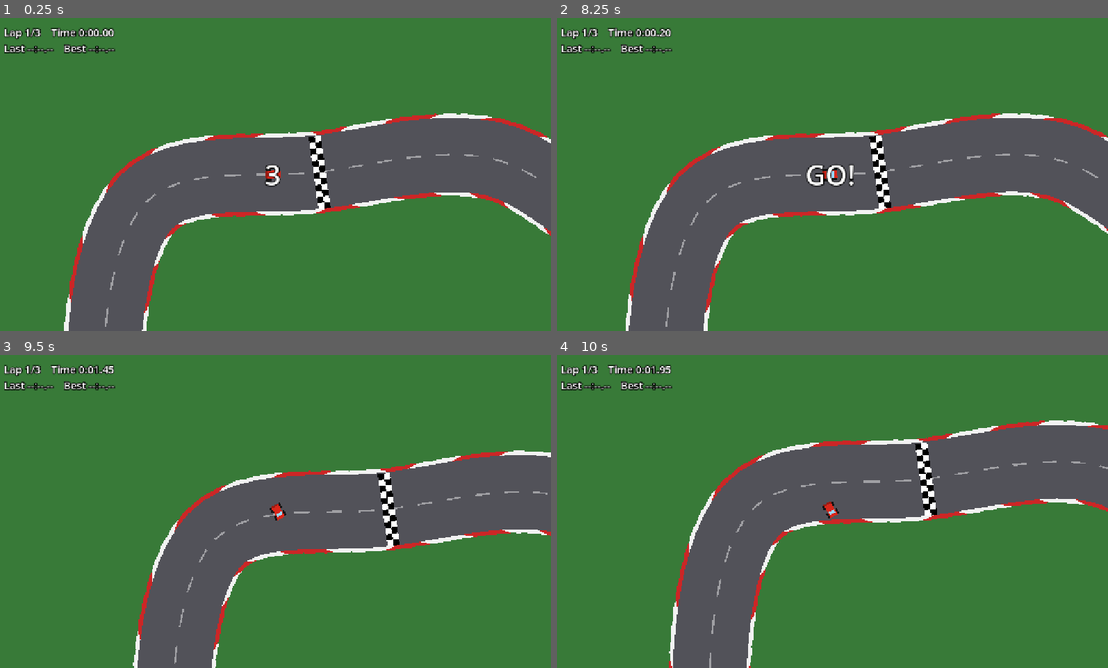
Above: before the commit, frames 1-4 (two rows, left to right).
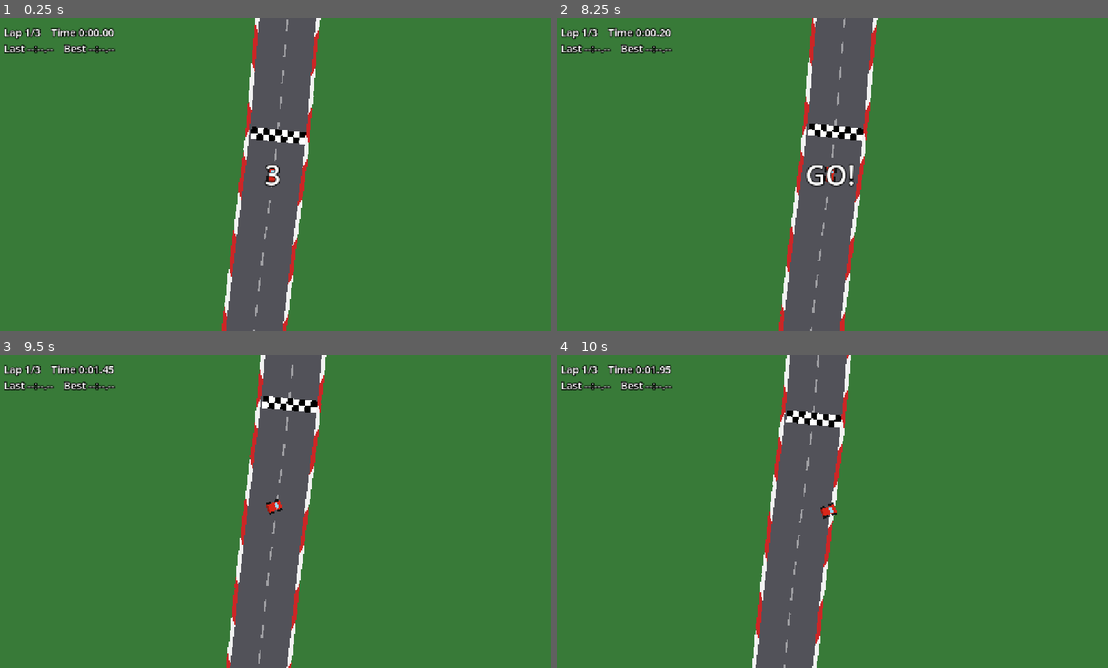
Above: after the commit, the same moments.

Repository: onewheelskyward/game-hen
Game: Godot game, scene res://main.tscn
Same seed, same stepped clock (60 frames per second), same inputs: the game is played once before the commit and once after it.
Inputs:
- Up to frame 1 (0.25 s): no input
- Up to frame 2 (8.25 s): tap Enter at 0.5 s; hold Right (steer_right) 0.53-1.28 s; hold Down (brake) 1.28-2.03 s; tap R (restart) every 0.75 s from 2 to 5 s; hold Right (steer_right) 2.03-2.78 s; hold Up (accelerate) 2.78-3.53 s; hold Left (steer_left) 3.53-5.03 s; hold Down (brake) 5.03-5.78 s; hold Right (steer_right) 5.78-6.53 s; hold Up (accelerate) 6.53-7.28 s; hold Right (steer_right) 7.28-8.03 s; hold Down (brake) from 8.03 s (still down)
- Up to frame 3 (9.5 s): release Down (brake) at 8.78 s; hold Left (steer_left) from 8.78 s (still down)
- Up to frame 4 (10 s): release Left (steer_left) at 9.53 s; hold Up (accelerate) from 9.53 s (still down)

The runs differ from the first frame. In frame 1, 33% of the frame differs, in the area x 11-100%, y 0-100%; in frame 2, 33%; in frame 3, 29%; in frame 4, 31%.

Commit message:
Model the track on Monza
Replace the hand-drawn loop with the Autodromo Nazionale Monza
centerline from bacinger/f1-circuits (MIT), scaled to 4 px/m and
lightly smoothed so the chicanes stay drivable. Narrow the road to
130 px and add a tool to regenerate track points from GeoJSON.

Co-Authored-By: Claude Opus 5.5 <noreply@anthropic.com>

Diff:
--- a/scripts/track.gd
+++ b/scripts/track.gd
@@ -1,31 +1,402 @@
 extends Node2D
 ## A closed-loop race track drawn from a smoothed centerline.
 
-const WIDTH := 170.0
+const WIDTH := 130.0
 const CURB := 10.0
-const SMOOTH_STEPS := 12
+const SMOOTH_STEPS := 2
 
 const ROAD_COLOR := Color(0.32, 0.32, 0.35)
 const CURB_RED := Color(0.8, 0.15, 0.15)
 const CURB_WHITE := Color(0.95, 0.95, 0.95)
 const LANE_COLOR := Color(1, 1, 1, 0.45)
 
-# Rough shape of the loop, clockwise. Point 0 is the start/finish line.
+# Centerline of Autodromo Nazionale Monza, clockwise, at 4 px per meter, lightly
+# smoothed so the chicanes stay drivable. Point 0 is the start/finish line.
+# Generated by tools/make_track_points.py from the f1-circuits dataset (MIT).
 var control_points: Array[Vector2] = [
-	Vector2(700, 280),
-	Vector2(1100, 250),
-	Vector2(1500, 450),
-	Vector2(1900, 250),
-	Vector2(2200, 500),
-	Vector2(2150, 1000),
-	Vector2(1700, 1100),
-	Vector2(1350, 900),
-	Vector2(1000, 1150),
-	Vector2(1200, 1400),
-	Vector2(700, 1450),
-	Vector2(300, 1250),
-	Vector2(200, 800),
-	Vector2(300, 350),
+	Vector2(-1, -0),
+	Vector2(5, -60),
+	Vector2(10, -120),
+	Vector2(15, -180),
+	Vector2(20, -239),
+	Vector2(26, -299),
+	Vector2(31, -359),
+	Vector2(36, -419),
+	Vector2(41, -479),
+	Vector2(46, -538),
+	Vector2(51, -598),
+	Vector2(56, -658),
+	Vector2(61, -718),
+	Vector2(67, -778),
+	Vector2(72, -838),
+	Vector2(77, -897),
+	Vector2(82, -957),
+	Vector2(87, -1017),
+	Vector2(92, -1077),
+	Vector2(97, -1137),
+	Vector2(102, -1197),
+	Vector2(108, -1256),
+	Vector2(113, -1316),
+	Vector2(118, -1376),
+	Vector2(123, -1436),
+	Vector2(128, -1496),
+	Vector2(133, -1556),
+	Vector2(138, -1615),
+	Vector2(144, -1675),
+	Vector2(149, -1735),
+	Vector2(154, -1795),
+	Vector2(160, -1855),
+	Vector2(165, -1915),
+	Vector2(171, -1974),
+	Vector2(177, -2034),
+	Vector2(182, -2094),
+	Vector2(188, -2154),
+	Vector2(193, -2213),
+	Vector2(199, -2273),
+	Vector2(204, -2333),
+	Vector2(211, -2393),
+	Vector2(233, -2447),
+	Vector2(288, -2466),
+	Vector2(348, -2475),
+	Vector2(384, -2520),
+	Vector2(380, -2579),
+	Vector2(366, -2637),
+	Vector2(350, -2695),
+	Vector2(335, -2753),
+	Vector2(319, -2812),
+	Vector2(304, -2870),
+	Vector2(290, -2928),
+	Vector2(280, -2987),
+	Vector2(273, -3047),
+	Vector2(270, -3107),
+	Vector2(270, -3167),
+	Vector2(274, -3227),
+	Vector2(279, -3287),
+	Vector2(283, -3347),
+	Vector2(288, -3406),
+	Vector2(292, -3466),
+	Vector2(297, -3526),
+	Vector2(301, -3586),
+	Vector2(306, -3646),
+	Vector2(311, -3706),
+	Vector2(318, -3765),
+	Vector2(328, -3824),
+	Vector2(342, -3883),
+	Vector2(359, -3941),
+	Vector2(379, -3997),
+	Vector2(401, -4053),
+	Vector2(425, -4108),
+	Vector2(453, -4161),
+	Vector2(483, -4213),
+	Vector2(517, -4263),
+	Vector2(553, -4311),
+	Vector2(592, -4357),
+	Vector2(633, -4401),
+	Vector2(675, -4443),
+	Vector2(720, -4483),
+	Vector2(766, -4521),
+	Vector2(815, -4557),
+	Vector2(864, -4591),
+	Vector2(915, -4622),
+	Vector2(968, -4651),
+	Vector2(1021, -4679),
+	Vector2(1075, -4706),
+	Vector2(1130, -4729),
+	Vector2(1187, -4749),
+	Vector2(1244, -4767),
+	Vector2(1302, -4784),
+	Vector2(1360, -4800),
+	Vector2(1418, -4812),
+	Vector2(1478, -4822),
+	Vector2(1537, -4831),
+	Vector2(1597, -4838),
+	Vector2(1656, -4843),
+	Vector2(1716, -4848),
+	Vector2(1776, -4853),
+	Vector2(1836, -4859),
+	Vector2(1896, -4864),
+	Vector2(1956, -4869),
+	Vector2(2015, -4874),
+	Vector2(2075, -4879),
+	Vector2(2135, -4884),
+	Vector2(2195, -4889),
+	Vector2(2255, -4894),
+	Vector2(2315, -4899),
+	Vector2(2375, -4903),
+	Vector2(2434, -4907),
+	Vector2(2494, -4910),
+	Vector2(2554, -4914),
+	Vector2(2614, -4918),
+	Vector2(2674, -4921),
+	Vector2(2734, -4925),
+	Vector2(2794, -4928),
+	Vector2(2854, -4932),
+	Vector2(2914, -4935),
+	Vector2(2974, -4939),
+	Vector2(3034, -4942),
+	Vector2(3094, -4947),
+	Vector2(3152, -4960),
+	Vector2(3193, -5003),
+	Vector2(3215, -5059),
+	Vector2(3249, -5107),
+	Vector2(3304, -5129),
+	Vector2(3363, -5141),
+	Vector2(3422, -5153),
+	Vector2(3480, -5166),
+	Vector2(3538, -5183),
+	Vector2(3595, -5201),
+	Vector2(3653, -5219),
+	Vector2(3710, -5238),
+	Vector2(3767, -5257),
+	Vector2(3824, -5276),
+	Vector2(3881, -5295),
+	Vector2(3937, -5314),
+	Vector2(3994, -5333),
+	Vector2(4051, -5352),
+	Vector2(4108, -5371),
+	Vector2(4165, -5390),
+	Vector2(4222, -5409),
+	Vector2(4279, -5428),
+	Vector2(4336, -5447),
+	Vector2(4394, -5465),
+	Vector2(4453, -5475),
+	Vector2(4513, -5474),
+	Vector2(4571, -5461),
+	Vector2(4626, -5436),
+	Vector2(4675, -5402),
+	Vector2(4717, -5359),
+	Vector2(4749, -5309),
+	Vector2(4769, -5252),
+	Vector2(4780, -5193),
+	Vector2(4786, -5133),
+	Vector2(4791, -5073),
+	Vector2(4796, -5014),
+	Vector2(4802, -4954),
+	Vector2(4807, -4894),
+	Vector2(4813, -4834),
+	Vector2(4819, -4775),
+	Vector2(4825, -4715),
+	Vector2(4831, -4655),
+	Vector2(4837, -4595),
+	Vector2(4843, -4536),
+	Vector2(4849, -4476),
+	Vector2(4856, -4416),
+	Vector2(4862, -4356),
+	Vector2(4866, -4296),
+	Vector2(4863, -4237),
+	Vector2(4842, -4181),
+	Vector2(4800, -4139),
+	Vector2(4749, -4107),
+	Vector2(4696, -4079),
+	Vector2(4643, -4050),
+	Vector2(4590, -4022),
+	Vector2(4537, -3993),
+	Vector2(4484, -3965),
+	Vector2(4431, -3937),
+	Vector2(4378, -3908),
+	Vector2(4325, -3880),
+	Vector2(4273, -3851),
+	Vector2(4220, -3822),
+	Vector2(4168, -3793),
+	Vector2(4115, -3763),
+	Vector2(4063, -3734),
+	Vector2(4010, -3705),
+	Vector2(3958, -3676),
+	Vector2(3905, -3647),
+	Vector2(3853, -3618),
+	Vector2(3800, -3589),
+	Vector2(3747, -3560),
+	Vector2(3695, -3531),
+	Vector2(3642, -3502),
+	Vector2(3591, -3472),
+	Vector2(3540, -3440),
+	Vector2(3490, -3405),
+	Vector2(3441, -3371),
+	Vector2(3393, -3335),
+	Vector2(3345, -3299),
+	Vector2(3299, -3260),
+	Vector2(3254, -3221),
+	Vector2(3208, -3182),
+	Vector2(3163, -3143),
+	Vector2(3117, -3104),
+	Vector2(3071, -3065),
+	Vector2(3025, -3026),
+	Vector2(2980, -2987),
+	Vector2(2934, -2948),
+	Vector2(2888, -2909),
+	Vector2(2843, -2870),
+	Vector2(2798, -2830),
+	Vector2(2753, -2790),
+	Vector2(2709, -2750),
+	Vector2(2664, -2709),
+	Vector2(2619, -2669),
+	Vector2(2575, -2629),
+	Vector2(2530, -2589),
+	Vector2(2485, -2549),
+	Vector2(2440, -2510),
+	Vector2(2394, -2470),
+	Vector2(2349, -2431),
+	Vector2(2304, -2392),
+	Vector2(2259, -2352),
+	Vector2(2213, -2313),
+	Vector2(2168, -2273),
+	Vector2(2123, -2234),
+	Vector2(2078, -2194),
+	Vector2(2032, -2155),
+	Vector2(1987, -2115),
+	Vector2(1942, -2076),
+	Vector2(1897, -2036),
+	Vector2(1851, -1997),
+	Vector2(1806, -1957),
+	Vector2(1761, -1918),
+	Vector2(1716, -1878),
+	Vector2(1670, -1839),
+	Vector2(1625, -1799),
+	Vector2(1580, -1760),
+	Vector2(1535, -1720),
+	Vector2(1493, -1677),
+	Vector2(1460, -1627),
+	Vector2(1451, -1568),
+	Vector2(1456, -1508),
+	Vector2(1463, -1449),
+	Vector2(1465, -1389),
+	Vector2(1461, -1329),
+	Vector2(1446, -1271),
+	Vector2(1424, -1215),
+	Vector2(1393, -1163),
+	Vector2(1356, -1116),
+	Vector2(1313, -1074),
+	Vector2(1267, -1035),
+	Vector2(1224, -994),
+	Vector2(1194, -942),
+	Vector2(1178, -884),
+	Vector2(1168, -825),
+	Vector2(1161, -766),
+	Vector2(1154, -706),
+	Vector2(1146, -646),
+	Vector2(1139, -587),
+	Vector2(1132, -527),
+	Vector2(1125, -468),
+	Vector2(1117, -408),
+	Vector2(1110, -348),
+	Vector2(1103, -289),
+	Vector2(1096, -229),
+	Vector2(1090, -169),
+	Vector2(1083, -110),
+	Vector2(1077, -50),
+	Vector2(1071, 10),
+	Vector2(1065, 70),
+	Vector2(1058, 129),
+	Vector2(1052, 189),
+	Vector2(1046, 249),
+	Vector2(1040, 308),
+	Vector2(1034, 368),
+	Vector2(1027, 428),
+	Vector2(1021, 488),
+	Vector2(1015, 547),
+	Vector2(1009, 607),
+	Vector2(1002, 667),
+	Vector2(996, 727),
+	Vector2(990, 786),
+	Vector2(984, 846),
+	Vector2(978, 906),
+	Vector2(971, 966),
+	Vector2(965, 1025),
+	Vector2(959, 1085),
+	Vector2(953, 1145),
+	Vector2(946, 1204),
+	Vector2(940, 1264),
+	Vector2(934, 1324),
+	Vector2(928, 1384),
+	Vector2(922, 1443),
+	Vector2(915, 1503),
+	Vector2(909, 1563),
+	Vector2(903, 1623),
+	Vector2(897, 1682),
+	Vector2(890, 1742),
+	Vector2(884, 1802),
+	Vector2(878, 1861),
+	Vector2(872, 1921),
+	Vector2(866, 1981),
+	Vector2(859, 2041),
+	Vector2(853, 2100),
+	Vector2(847, 2160),
+	Vector2(841, 2220),
+	Vector2(835, 2280),
+	Vector2(828, 2339),
+	Vector2(822, 2399),
+	Vector2(816, 2459),
+	Vector2(810, 2518),
+	Vector2(803, 2578),
+	Vector2(797, 2638),
+	Vector2(791, 2698),
+	Vector2(785, 2757),
+	Vector2(778, 2817),
+	Vector2(770, 2877),
+	Vector2(756, 2935),
+	Vector2(730, 2989),
+	Vector2(693, 3036),
+	Vector2(648, 3076),
+	Vector2(597, 3108),
+	Vector2(541, 3130),
+	Vector2(482, 3142),
+	Vector2(423, 3143),
+	Vector2(363, 3133),
+	Vector2(306, 3115),
+	Vector2(251, 3091),
+	Vector2(198, 3063),
+	Vector2(149, 3028),
+	Vector2(103, 2990),
+	Vector2(61, 2947),
+	Vector2(24, 2900),
+	Vector2(-9, 2850),
+	Vector2(-38, 2797),
+	Vector2(-63, 2742),
+	Vector2(-84, 2686),
+	Vector2(-103, 2629),
+	Vector2(-119, 2571),
+	Vector2(-131, 2512),
+	Vector2(-139, 2453),
+	Vector2(-146, 2393),
+	Vector2(-150, 2333),
+	Vector2(-152, 2273),
+	Vector2(-153, 2213),
+	Vector2(-154, 2153),
+	Vector2(-155, 2093),
+	Vector2(-157, 2033),
+	Vector2(-158, 1973),
+	Vector2(-160, 1913),
+	Vector2(-161, 1853),
+	Vector2(-162, 1793),
+	Vector2(-163, 1733),
+	Vector2(-163, 1673),
+	Vector2(-162, 1613),
+	Vector2(-161, 1553),
+	Vector2(-158, 1493),
+	Vector2(-154, 1433),
+	Vector2(-149, 1373),
+	Vector2(-143, 1313),
+	Vector2(-138, 1253),
+	Vector2(-132, 1194),
+	Vector2(-126, 1134),
+	Vector2(-120, 1074),
+	Vector2(-113, 1015),
+	Vector2(-107, 955),
+	Vector2(-101, 895),
+	Vector2(-95, 835),
+	Vector2(-88, 776),
+	Vector2(-82, 716),
+	Vector2(-76, 656),
+	Vector2(-70, 596),
+	Vector2(-63, 537),
+	Vector2(-57, 477),
+	Vector2(-51, 417),
+	Vector2(-44, 358),
+	Vector2(-37, 298),
+	Vector2(-30, 238),
+	Vector2(-22, 179),
+	Vector2(-15, 119),
+	Vector2(-7, 60),
 ]
 
 ## Dense, smoothed centerline. points[0] sits on the start/finish line.
